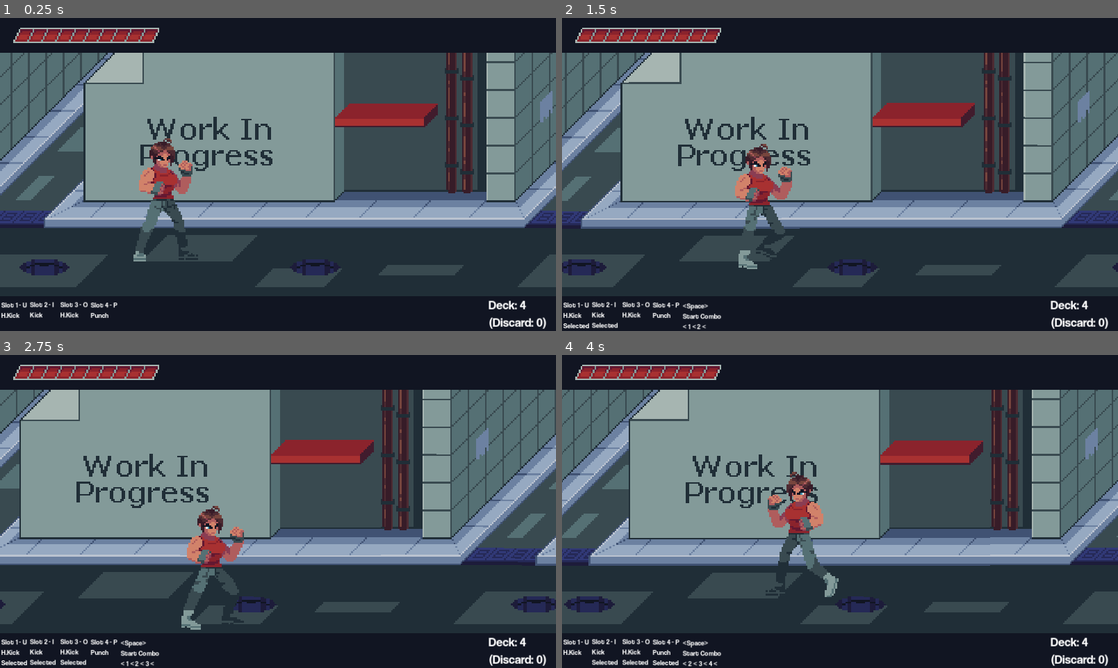
Above: before the commit, frames 1-4 (two rows, left to right).
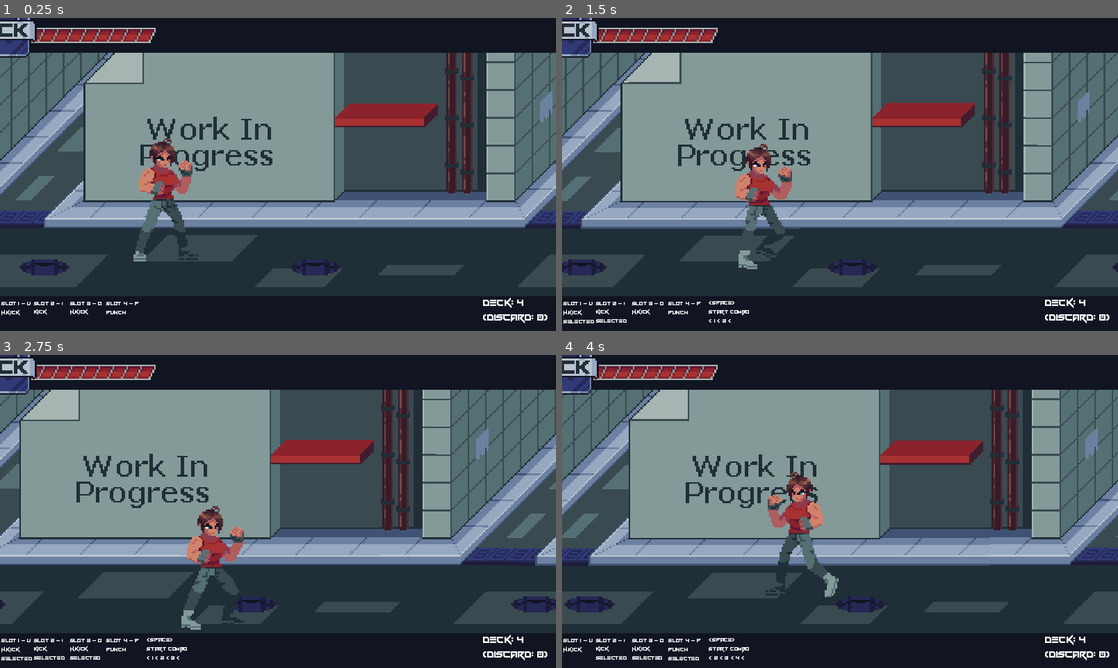
Above: after the commit, the same moments.

Repository: Missing-Pixel/Project-Fragarach
Game: Godot game, scene res://Scenes/test_level.tscn
Two runs of this game, one before a commit and one after it. Both use one fixed random seed, a clock stepped at 60 frames per second and the inputs below.
Inputs:
- Up to frame 1 (0.25 s): no input
- Up to frame 2 (1.5 s): tap Enter at 0.5 s; hold D (Move Right) 0.53-1.28 s; tap U (Select Card 1) at 0.6 s; hold S (Move Down) from 1.28 s (still down); tap I (Select Card 2) at 1.35 s
- Up to frame 3 (2.75 s): release S (Move Down) at 2.03 s; hold D (Move Right) from 2.03 s (still down); tap O (Select Card 3) at 2.1 s
- Up to frame 4 (4 s): release D (Move Right) at 2.78 s; hold W (Move Up) 2.78-3.53 s; tap P (Select Card 4) at 2.85 s; hold A (Move Left) from 3.53 s (still down); tap U (Select Card 1) at 3.6 s

The runs differ from the first frame. In frame 1, 2.1% of the frame differs, in the area x 0-99%, y 0-100%; in frame 2, 2.7%; in frame 3, 2.8%; in frame 4, 2.8%.

Commit message:
Added vermin vibes font and space key sprite; Set audio manager to always be processed; Setting up for card slot visuals

Diff:
--- a/Prefabs/hud_prototype.tscn
+++ b/Prefabs/hud_prototype.tscn
@@ -1,8 +1,7 @@
-[gd_scene load_steps=16 format=3 uid="uid://ccnue8h5xbojr"]
+[gd_scene load_steps=22 format=3 uid="uid://ccnue8h5xbojr"]
 
 [ext_resource type="Script" path="res://Scripts/Prototype/sc_proto_base.gd" id="1_c4euo"]
 [ext_resource type="Texture2D" uid="uid://duhepon7yu1e6" path="res://Sprites/Level/BG/Background_Bar.png" id="2_0r4l3"]
-[ext_resource type="FontFile" uid="uid://bcluggb067ur5" path="res://Other/Fonts/coolvetica/coolvetica rg.otf" id="3_brlgo"]
 [ext_resource type="Texture2D" uid="uid://cuxhwwfkvnfl4" path="res://Sprites/UI/Health/UI_Health1.png" id="3_burex"]
 [ext_resource type="Texture2D" uid="uid://cnvmf48dd3ft1" path="res://Sprites/UI/Health/UI_Health2.png" id="5_nfy31"]
 [ext_resource type="Texture2D" uid="uid://dqvto0sounisp" path="res://Sprites/UI/Health/UI_Health3.png" id="6_53oqq"]
@@ -14,6 +13,10 @@
 [ext_resource type="Texture2D" uid="uid://edkemb4bmw13" path="res://Sprites/UI/Health/UI_Health9.png" id="12_cfi07"]
 [ext_resource type="Texture2D" uid="uid://cyepivm8rhq4r" path="res://Sprites/UI/Health/UI_Health10.png" id="13_ts0x3"]
 [ext_resource type="Texture2D" uid="uid://nw5nktvq3a1d" path="res://Sprites/UI/Health/UI_Health11.png" id="14_0esc6"]
+[ext_resource type="FontFile" uid="uid://ccqjjmrh3qq5x" path="res://Other/Fonts/vermin_vibes/Vermin Vibes.ttf" id="14_moyhw"]
+[ext_resource type="Texture2D" uid="uid://chulml34gn1n2" path="res://Sprites/UI/Cards/UI_Card_Blank.png" id="15_gvb1r"]
+[ext_resource type="Texture2D" uid="uid://chmqewowp2vyt" path="res://Sprites/UI/Cards/UI_Card_Kick.png" id="16_b8lnx"]
+[ext_resource type="Texture2D" uid="uid://uoi0fcrsfwvr" path="res://Sprites/UI/Cards/UI_Card_Punch.png" id="17_vrmaq"]
 
 [sub_resource type="SpriteFrames" id="SpriteFrames_gnauf"]
 animations = [{
@@ -56,6 +59,31 @@
 "speed": 5.0
 }]
 
+[sub_resource type="SpriteFrames" id="SpriteFrames_rt536"]
+animations = [{
+"frames": [{
+"duration": 1.0,
+"texture": ExtResource("15_gvb1r")
+}, {
+"duration": 1.0,
+"texture": ExtResource("16_b8lnx")
+}, {
+"duration": 1.0,
+"texture": ExtResource("17_vrmaq")
+}],
+"loop": true,
+"name": &"default",
+"speed": 5.0
+}]
+
+[sub_resource type="Animation" id="Animation_yvlii"]
+resource_name = "drawing"
+
+[sub_resource type="AnimationLibrary" id="AnimationLibrary_xik4q"]
+_data = {
+"drawing": SubResource("Animation_yvlii")
+}
+
 [node name="HUDPrototype" type="Node"]
 script = ExtResource("1_c4euo")
 
@@ -71,17 +99,17 @@
 
 [node name="HealthBar" type="AnimatedSprite2D" parent="."]
 texture_filter = 1
-position = Vector2(199, 40)
+position = Vector2(191, 40)
 scale = Vector2(4, 4)
 sprite_frames = SubResource("SpriteFrames_gnauf")
 frame = 10
 
 [node name="AttackQueue" type="Label" parent="."]
-offset_left = 417.0
-offset_top = 20.0
-offset_right = 524.0
-offset_bottom = 57.0
-theme_override_fonts/font = ExtResource("3_brlgo")
+offset_left = 383.0
+offset_top = 24.0
+offset_right = 508.0
+offset_bottom = 61.0
+theme_override_fonts/font = ExtResource("14_moyhw")
 theme_override_font_sizes/font_size = 30
 text = "Attacks:"
 
@@ -90,57 +118,70 @@
 offset_top = 650.0
 offset_right = 63.0
 offset_bottom = 716.0
-theme_override_fonts/font = ExtResource("3_brlgo")
-text = "Slot 1 - I
+theme_override_fonts/font = ExtResource("14_moyhw")
+text = "Slot 1 - U
 Card:
 Selected"
 
 [node name="Slot2" type="Label" parent="."]
-offset_left = 69.0
+offset_left = 78.0
 offset_top = 649.0
-offset_right = 129.0
+offset_right = 152.0
 offset_bottom = 715.0
-theme_override_fonts/font = ExtResource("3_brlgo")
-text = "Slot 2 - J
+theme_override_fonts/font = ExtResource("14_moyhw")
+text = "Slot 2 - I
 Card:
 Selected"
 
 [node name="Slot3" type="Label" parent="."]
-offset_left = 139.0
+offset_left = 161.0
 offset_top = 649.0
-offset_right = 201.0
+offset_right = 235.0
 offset_bottom = 715.0
-theme_override_fonts/font = ExtResource("3_brlgo")
-text = "Slot 3 - K
+theme_override_fonts/font = ExtResource("14_moyhw")
+text = "Slot 3 - O
 Card:
 Selected"
 
 [node name="Slot4" type="Label" parent="."]
-offset_left = 209.0
+offset_left = 245.0
 offset_top = 650.0
-offset_right = 269.0
+offset_right = 318.0
 offset_bottom = 716.0
-theme_override_fonts/font = ExtResource("3_brlgo")
-text = "Slot 4 - L
+theme_override_fonts/font = ExtResource("14_moyhw")
+text = "Slot 4 - P
 Card:
 Selected"
 
 [node name="ReadyCombo" type="Label" parent="."]
-offset_left = 278.0
-offset_top = 652.0
-offset_right = 369.0
-offset_bottom = 718.0
-theme_override_fonts/font = ExtResource("3_brlgo")
+offset_left = 338.0
+offset_top = 648.0
+offset_right = 435.0
+offset_bottom = 714.0
+theme_override_fonts/font = ExtResource("14_moyhw")
 text = "<Space>
 Start Combo:
 Card Queue"
 
 [node name="DeckPiles" type="Label" parent="."]
-offset_left = 1125.0
+offset_left = 1112.0
 offset_top = 641.0
-offset_right = 1274.0
+offset_right = 1275.0
 offset_bottom = 716.0
-theme_override_fonts/font = ExtResource("3_brlgo")
+theme_override_fonts/font = ExtResource("14_moyhw")
 theme_override_font_sizes/font_size = 29
 text = "Deck: ##
 (Discard: ##)"
+
+[node name="CardSlot" type="Sprite2D" parent="."]
+scale = Vector2(4, 4)
+texture = ExtResource("15_gvb1r")
+
+[node name="Card" type="AnimatedSprite2D" parent="CardSlot"]
+sprite_frames = SubResource("SpriteFrames_rt536")
+frame = 1
+
+[node name="AnimationPlayer" type="AnimationPlayer" parent="CardSlot"]
+libraries = {
+"Card": SubResource("AnimationLibrary_xik4q")
+}
--- a/Scripts/Autoloaded/sc_audio_manager.gd
+++ b/Scripts/Autoloaded/sc_audio_manager.gd
@@ -40,3 +40,6 @@
 	if (music_stream_player.playing == false):
 		music_pause_point = 0
 		music_stream_player.play()
+
+func _ready():
+	self.process_mode = Node.PROCESS_MODE_ALWAYS
--- /dev/null
+++ b/Scripts/Menus and UI/sc_card_slot.gd
@@ -0,0 +1,11 @@
+extends Node
+
+
+# Called when the node enters the scene tree for the first time.
+func _ready():
+	pass # Replace with function body.
+
+
+# Called every frame. 'delta' is the elapsed time since the previous frame.
+func _process(delta):
+	pass
--- a/Scripts/Prototype/sc_proto_base.gd
+++ b/Scripts/Prototype/sc_proto_base.gd
@@ -2,35 +2,16 @@
 
 @export var player_node: Node
 
+#@onready var card_slot_list = [$Slot1, $Slot2, $Slot3, $Slot4]
+
+# Update health bar based off current hp
 func update_health():
 	var hp: int = player_node.node_health_manager.curr_health
 
-	# Sorry Traveen, I got lazy :c
 	hp = floor(hp/5)
-	match hp:
-		0:
-			$HealthBar.frame = 0
-		1:
-			$HealthBar.frame = 1
-		2:
-			$HealthBar.frame = 2
-		3:
-			$HealthBar.frame = 3
-		4:
-			$HealthBar.frame = 4
-		5:
-			$HealthBar.frame = 5
-		6:
-			$HealthBar.frame = 6
-		7:
-			$HealthBar.frame = 7
-		8:
-			$HealthBar.frame = 8
-		9:
-			$HealthBar.frame = 9
-		10:
-			$HealthBar.frame = 10
+	$HealthBar.frame = hp
 
+# visualise current queue of attacks
 func update_attack_queue():
 	var queue = player_node.node_action_manager.attack_queue
 	var output_string = "< "
@@ -43,6 +24,7 @@
 	else:
 		$AttackQueue.hide()
 
+# PROTOTYPE: Visualise current card slot state
 func update_card_slots():
 	var slots: Array = ["U", "I", "O", "P"]
 	var slot_text: Array = [$Slot1, $Slot2, $Slot3, $Slot4]
@@ -56,6 +38,7 @@
 			output_text += "\nSelected"
 		slot_text[key-1].text = output_text
 
+# Visualise current order of cards in combo
 func update_card_combo():
 	var card_queue = player_node.node_card_manager.card_queue
 	var output_text = ""
@@ -69,6 +52,7 @@
 	else:
 		$ReadyCombo.hide()
 
+# Visualise deck and discard pile
 func update_piles():
 	var deck_count = player_node.node_card_manager.deck_pile.size()
 	var discard_count = player_node.node_card_manager.discard_pile.size()
@@ -78,6 +62,7 @@
 	output_text += "(Discard: " + str(discard_count) + ")"
 	$DeckPiles.text = output_text
 
+# PROTOTYPE: Convert from card ID to string
 func _id_to_string(id: int):
 	if (id == 0):
 		return "Empty"
@@ -94,22 +79,7 @@
 
 # Called when the node enters the scene tree for the first time.
 func _ready():
-	var dir = DirAccess.open("res://Sprites/UI/Health/")
-	var filecount = []
-
-	# Was commented out because this code does not work on export
-
-	# Gets the count of files within the "Health" Folder
-	#dir.list_dir_begin()
-	#while true:
-		#var file = dir.get_next()
-		#if file == "":
-			#break
-		#
-		#elif not file.begins_with("."):
-			#if not file.ends_with(".import"):
-				#filecount.append(file)
-	#dir.list_dir_end()
+	pass
 
 # Called every frame. 'delta' is the elapsed time since the previous frame.
 func _process(delta):
--- a/project.godot
+++ b/project.godot
@@ -113,3 +113,7 @@
 2d_physics/layer_6="enemy_collision"
 2d_physics/layer_7="camera_lock"
 2d_physics/layer_8="level_transition"
+
+[rendering]
+
+textures/canvas_textures/default_texture_filter=0
Binary file added: Other/Fonts/vermin_vibes/Vermin Vibes.ttf
Not shown, added: Other/Fonts/vermin_vibes/Vermin Vibes.ttf.import
Binary file added: Sprites/UI/Cards/UI_Keys5.png
Not shown, added: Sprites/UI/Cards/UI_Keys5.png.import
Not shown, added: Other/Fonts/vermin_vibes/LicenseInfo.url
